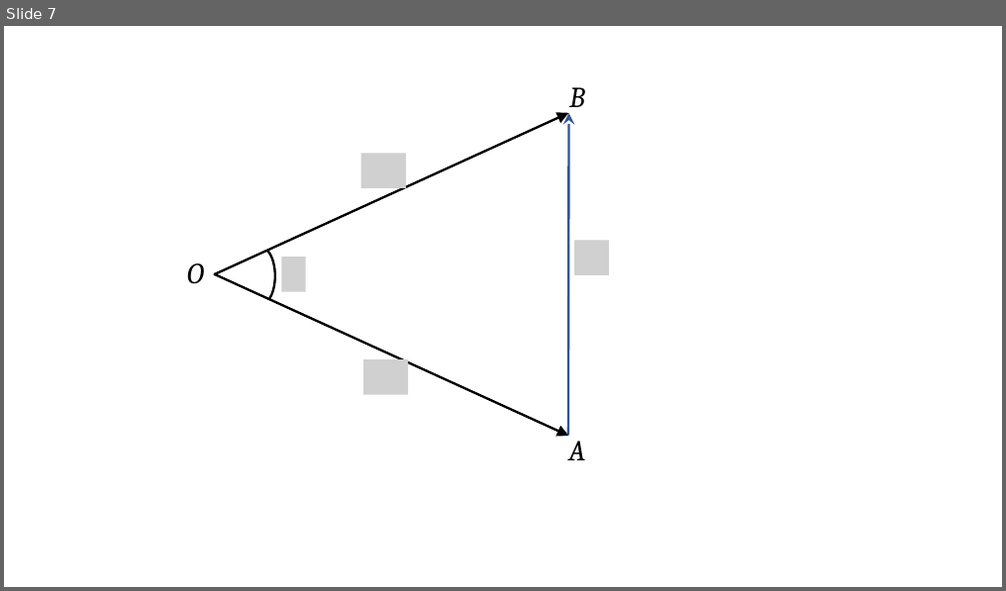
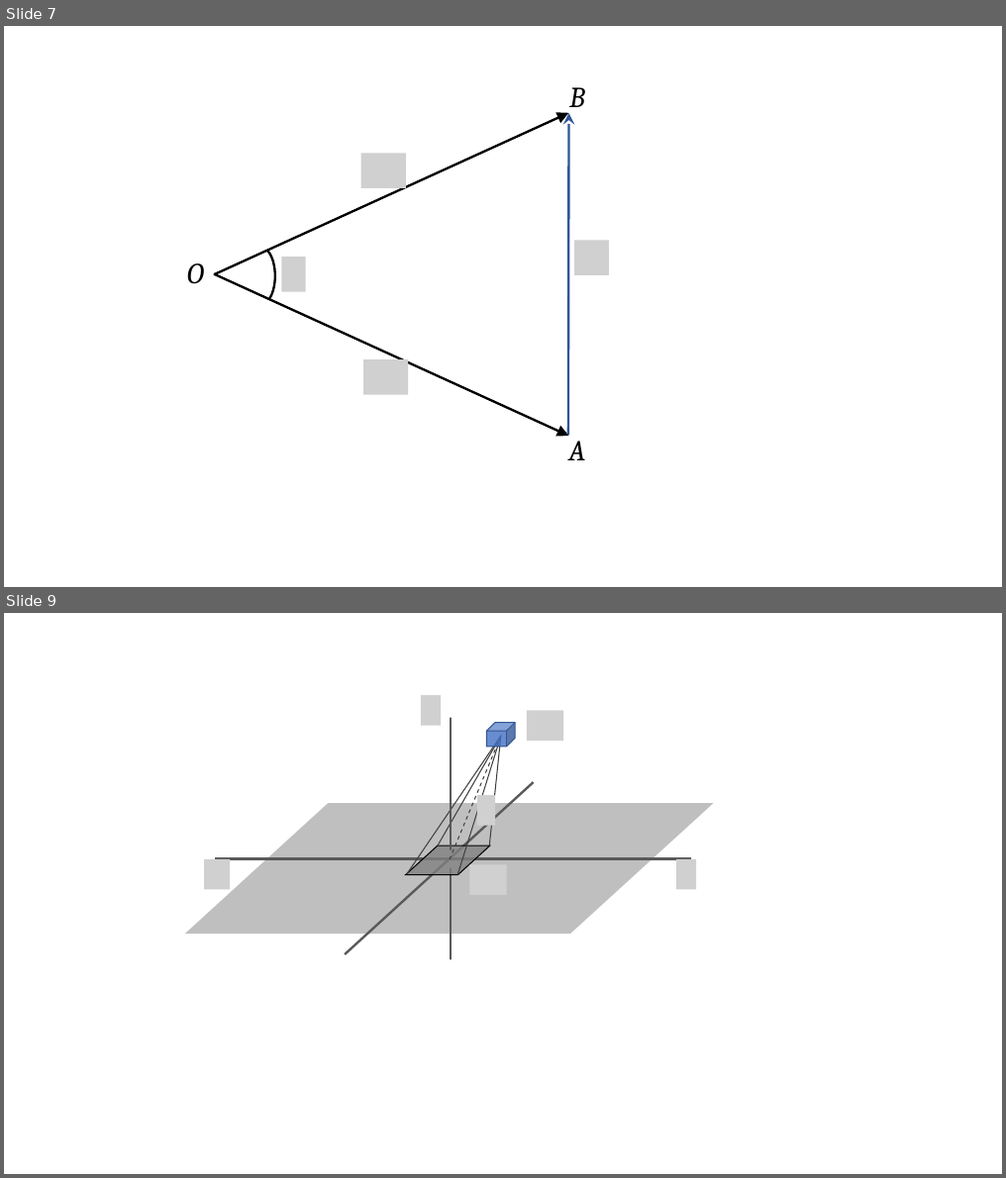
Before and after one commit to pararover/PHY0500304_Heat-and-Thermodynamics, a slide deck: U1-Distribution-of-Velocities/figures/all-figs.pptx. Shown one above the other, each under a label of ours: slide 7 before the commit, slides 7 and 9 after it; the slides between them are not shown. The pictures are 1006x591 and 1006x1178 pixels, drawn with LibreOffice and Linux fonts; fonts in the diff are those of the drawing; grey boxes stand for pictures. Boxes give left, top, right and bottom in pixels: in the first picture for what was removed or moved away, otherwise in the second. Text is boxed around its words. In the diff, an @@ line names an element or a change of style, - is before the commit and + after.

```diff
--- a/U1-Distribution-of-Velocities/figures/all-figs.pptx
+++ b/U1-Distribution-of-Velocities/figures/all-figs.pptx
@@ slide 9 added at (4, 613, 1002, 1174), background #FFFFFF @@
@@ picture added at (421, 695, 442, 725) @@
@@ freeform shape added at (444, 718, 450, 851), outline #595959 2.25 pt @@
@@ cube added at (487, 722, 515, 747), fill #4472C4 at 81% opacity, outline #325491 1 pt @@
@@ picture added at (527, 710, 563, 741) @@
@@ line added from (407, 874) to (501, 736), #404040 1 pt @@
@@ line added from (438, 846) to (501, 736), #404040 1 pt @@
@@ line added from (450, 860) to (501, 736), #404040 1 pt dashed @@
@@ line added from (457, 875) to (501, 736), #404040 1 pt @@
@@ line added from (490, 846) to (501, 736), #404040 1 pt @@
@@ freeform shape added at (345, 782, 534, 955), outline #595959 2.25 pt @@
@@ parallelogram added at (185, 803, 714, 934), fill #BFBFBF @@
@@ picture added at (477, 796, 495, 826) @@
@@ parallelogram added at (406, 846, 491, 875), fill #808080 at 79% opacity, outline #000000 1 pt @@
@@ picture added at (204, 860, 230, 889) @@
@@ freeform shape added at (215, 856, 691, 860), outline #595959 2.25 pt @@
@@ freeform shape added at (446, 868, 450, 960), outline #595959 2.25 pt @@
@@ picture added at (469, 865, 506, 895) @@
@@ picture added at (676, 860, 696, 889) @@
```
Also in this commit, not shown: 1 other slide added, 5 other files.
